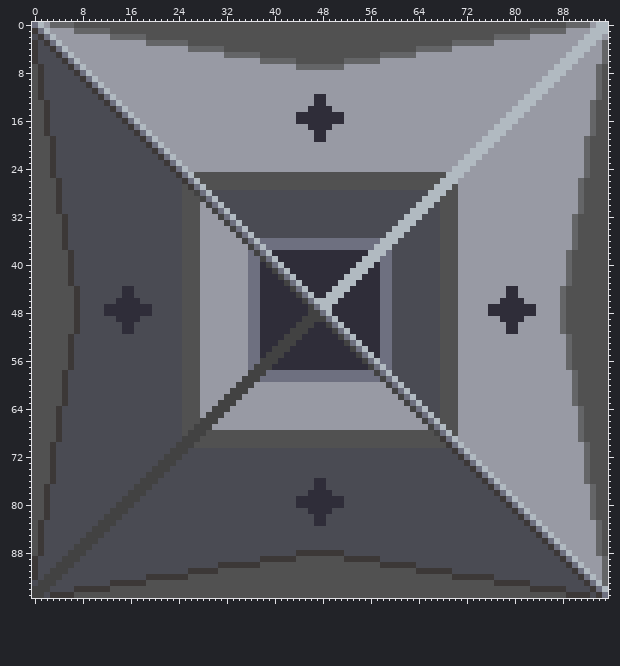
Two states of a sprite sheet, assets/sprites/blocks/production/xiaoxinggui/xiaoxinggui.png. That is the earlier state.
The file is 96x96 pixels.
After:
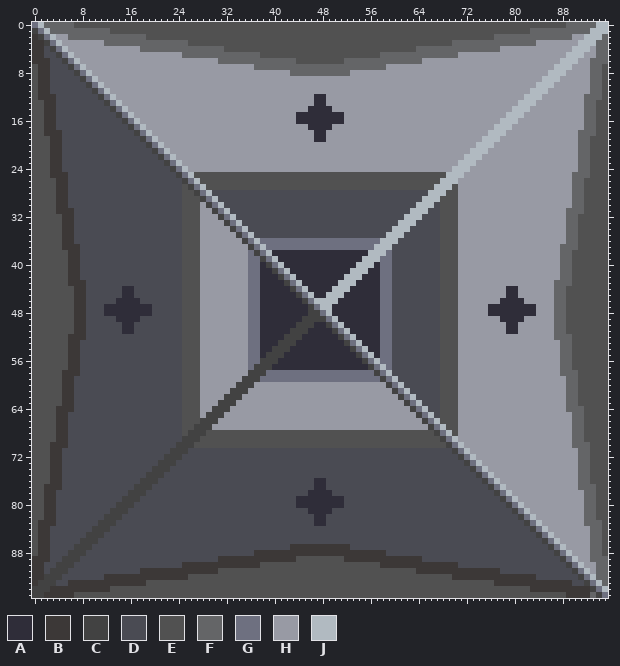
Palette (. is transparent): A #2f2d39  B #3c3837  C #424242  D #4a4b53  E #515151  F #646567  G #6e7080  H #989aa4  J #b1bac1
What changed:
Changed rows in their new state; - is an unchanged pixel.
first column x 0:
 0 --F------------------------------------------------------------------------------------------F--
 1 C--FFFF----------------------------------------------------------------------------------FFFF---
 2 BC----FFFFFFF----------------------------------------------------------------------FFFFFFF-----F
 3 -BC---------FFFFFFF----------------------------------------------------------FFFFFFF----------F-
 4 -B-C--------------FFFFFFFF--------------------------------------------FFFFFFFF----------------F-
 5 -B--C--------------------FFFFFFF--------------------------------FFFFFFF-----------------------F-
 6 -BB--C-------------------------FFFFFFF--------------------FFFFFFF----------------------------FF-
 7 --B---C------------------------------FFFFFFF--------FFFFFFF----------------------------------F--
 8 --B----C-----------------------------------FFFFFFFFFF----------------------------------------F--
 9 --B-----C------------------------------------------------------------------------------------F--
10 --B------C-----------------------------------------------------------------------------------F--
11 --B-------C----------------------------------------------------------------------------------F--
12 --BB-------C--------------------------------------------------------------------------------FF--
13 ---B--------C-------------------------------------------------------------------------------F---
14 ---B---------C------------------------------------------------------------------------------F---
15 ---B----------C-----------------------------------------------------------------------------F---
16 ---B-----------C----------------------------------------------------------------------------F---
17 ---B------------C---------------------------------------------------------------------------F---
18 ---BB------------C-------------------------------------------------------------------------FF---
19 ----B-------------C------------------------------------------------------------------------F----
20 ----B--------------C-----------------------------------------------------------------------F----
21 ----B---------------C----------------------------------------------------------------------F----
22 ----B----------------C---------------------------------------------------------------------F----
23 ----B-----------------C--------------------------------------------------------------------F----
24 ----B------------------C-------------------------------------------------------------------F----
25 ----BB------------------C-----------------------------------------------------------------FF----
26 -----B-------------------C----------------------------------------------------------------F-----
27 -----B--------------------C---------------------------------------------------------------F-----
28 -----B------------------------------------------------------------------------------------F-----
29 -----B------------------------------------------------------------------------------------F-----
30 -----B------------------------------------------------------------------------------------F-----
31 -----BB----------------------------------------------------------------------------------FF-----
32 ------B----------------------------------------------------------------------------------F------
33 ------B----------------------------------------------------------------------------------F------
34 ------B----------------------------------------------------------------------------------F------
35 ------B----------------------------------------------------------------------------------F------
36 ------B----------------------------------------------------------------------------------F------
37 ------BB--------------------------------------------------------------------------------FF------
38 -------B--------------------------------------------------------------------------------F-------
39 -------B--------------------------------------------------------------------------------F-------
40 -------B--------------------------------------------------------------------------------F-------
41 -------B--------------------------------------------------------------------------------F-------
42 -------B--------------------------------------------------------------------------------F-------
43 -------BB------------------------------------------------------------------------------FF-------
44 --------B------------------------------------------------------------------------------F--------
45 --------B------------------------------------------------------------------------------F--------
46 --------B------------------------------------------------------------------------------F--------
47 --------B------------------------------------------------------------------------------F--------
48 --------B------------------------------------------------------------------------------F--------
49 --------B------------------------------------------------------------------------------F--------
50 --------B------------------------------------------------------------------------------F--------
51 --------B------------------------------------------------------------------------------F--------
52 -------BB------------------------------------------------------------------------------FF-------
53 -------B--------------------------------------------------------------------------------F-------
54 -------B--------------------------------------------------------------------------------F-------
55 -------B--------------------------------------------------------------------------------F-------
56 -------B--------------------------------------------------------------------------------F-------
57 -------B--------------------------------------------------------------------------------F-------
58 ------BB--------------------------------------------------------------------------------FF------
59 ------B----------------------------------------------------------------------------------F------
60 ------B----------------------------------------------------------------------------------F------
61 ------B----------------------------------------------------------------------------------F------
62 ------B----------------------------------------------------------------------------------F------
63 ------B----------------------------------------------------------------------------------F------
64 -----BB----------------------------------------------------------------------------------FF-----
65 -----B------------------------------------------------------------------------------------F-----
66 -----B------------------------------------------------------------------------------------F-----
67 -----B------------------------------------------------------------------------------------F-----
68 -----B------------------------------------------------------------------------------------F-----
69 -----B--------------------------------------------------------------C---------------------F-----
70 ----BB---------------------------------------------------------------C--------------------FF----
71 ----B-----------------------------------------------------------------C--------------------F----
72 ----B------------------------------------------------------------------C-------------------F----
73 ----B-------------------------------------------------------------------C------------------F----
74 ----B--------------------------------------------------------------------C-----------------F----
75 ----B---------------------------------------------------------------------C----------------F----
76 ----B----------------------------------------------------------------------C---------------F----
77 ---BB-----------------------------------------------------------------------C--------------FF---
78 ---B-------------------------------------------------------------------------C--------------F---
79 ---B--------------------------------------------------------------------------C-------------F---
80 ---B---------------------------------------------------------------------------C------------F---
81 ---B----------------------------------------------------------------------------C-----------F---
82 ---B-----------------------------------------------------------------------------C----------F---
83 --BB------------------------------------------------------------------------------C---------FF--
84 --B--------------------------------------------------------------------------------C---------F--
85 --B---------------------------------------------------------------------------------C--------F--
86 --B----------------------------------------------------------------------------------C-------F--
87 --B----------------------------------------BBBBBBBBBB---------------------------------C------F--
88 --B----------------------------------BBBBBBB--------BBBBBBB----------------------------C-----F--
89 -BB----------------------------BBBBBBB--------------------BBBBBBB-----------------------C----FF-
90 -B-----------------------BBBBBB---------------------------------BBBBBBB------------------C----F-
91 -B----------------BBBBBBBB--------------------------------------------BBBBBBBB------------C---F-
92 -B----------BBBBBBB----------------------------------------------------------BBBBBBB-------C--F-
93 B-----BBBBBBB----------------------------------------------------------------------BBBBBBB--C---
94 ---BBBB----------------------------------------------------------------------------------BBBBC--
95 --B------------------------------------------------------------------------------------------FC-
Boxes around the changes in both pictures, in picture pixels (x1, y1, x2, y2):
changed: (32, 22, 608, 598)
